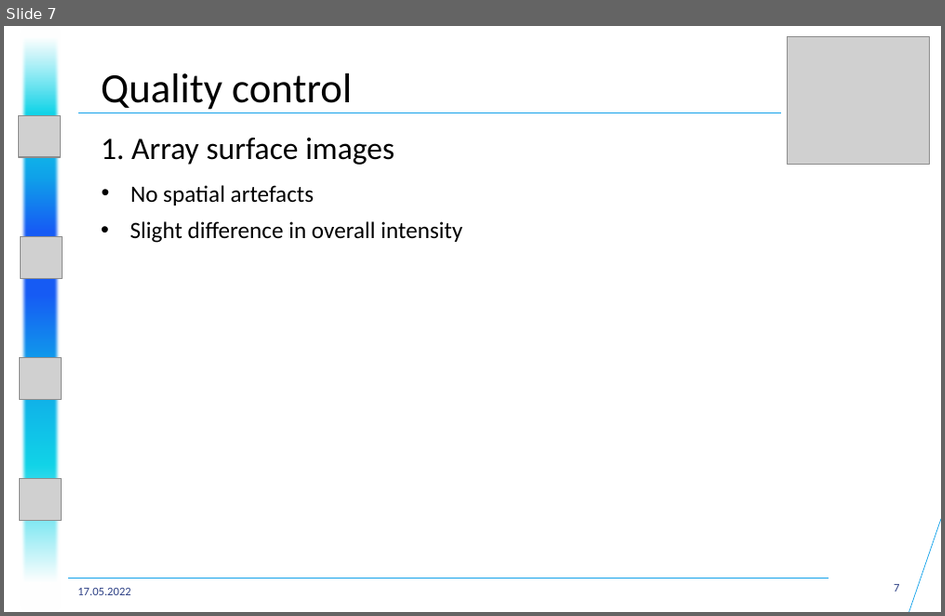
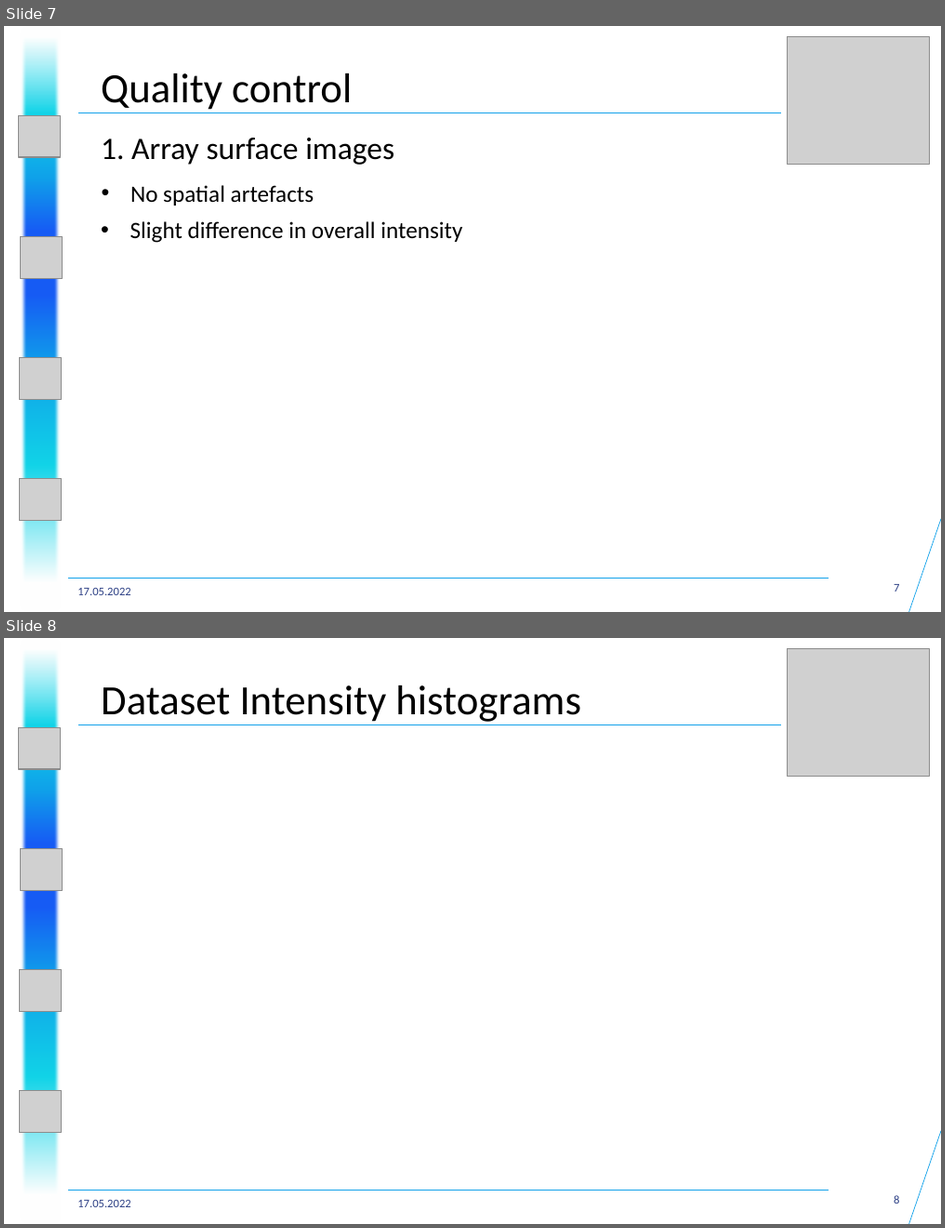
Before and after one commit to datascience-mobi-2022/2022-topic-04-team-01, a slide deck: Presentations/Project Proposal/Project Proposal Presentation Structure+.pptx. Shown one above the other, each under a label of ours: slide 7 before the commit, slides 7 and 8 after it. The pictures are 945x616 and 945x1228 pixels, drawn with LibreOffice and Linux fonts; fonts in the diff are those of the drawing; grey boxes stand for pictures. Boxes give left, top, right and bottom in pixels: in the first picture for what was removed or moved away, otherwise in the second. Text is boxed around its words. In the diff, an @@ line names an element or a change of style, - is before the commit and + after.

```diff
--- a/Presentations/Project Proposal/Project Proposal Presentation Structure+.pptx
+++ b/Presentations/Project Proposal/Project Proposal Presentation Structure+.pptx
@@ slide 8 added at bbox=[4, 638, 941, 1224], background #FFFFFF @@
@@ rectangle added at bbox=[20, 638, 62, 1224], fill gradient #FFFFFF to #12D4E8 to #10A1EA to #175CF5 @@
@@ picture added at bbox=[788, 649, 930, 776] @@
@@ text added at bbox=[101, 685, 582, 725], 32 pt, text #000000 @@
+Dataset Intensity histograms
@@ picture added at bbox=[19, 727, 61, 769] @@
@@ line added from (78, 725) to (781, 725), #10A1EA 0.5 pt @@
@@ picture added at bbox=[21, 849, 64, 891] @@
@@ picture added at bbox=[19, 970, 61, 1012] @@
@@ picture added at bbox=[19, 1091, 61, 1133] @@
@@ line added from (941, 1131) to (910, 1224), #10A1EA 0.5 pt @@
@@ line added from (69, 1189) to (829, 1189), #10A1EA 0.5 pt @@
@@ page number added at bbox=[894, 1195, 900, 1203], 9 pt, text #2E4186 @@
+8
@@ text added at bbox=[77, 1200, 130, 1207], 9 pt, text #2E4186 @@
+17.05.2022
```
Also in this commit, not shown: 1 slide changed, 1 other slide added.
